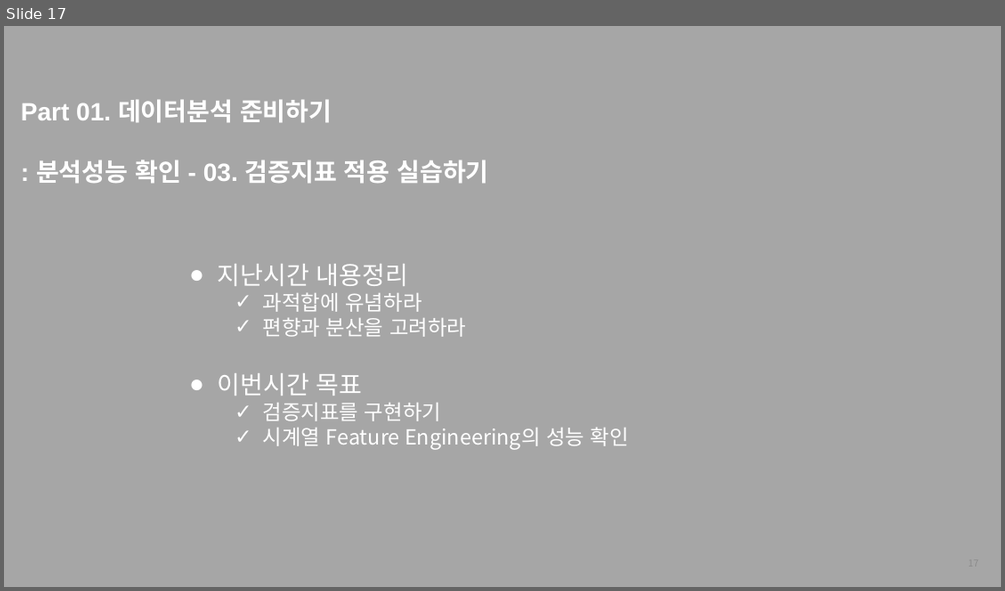
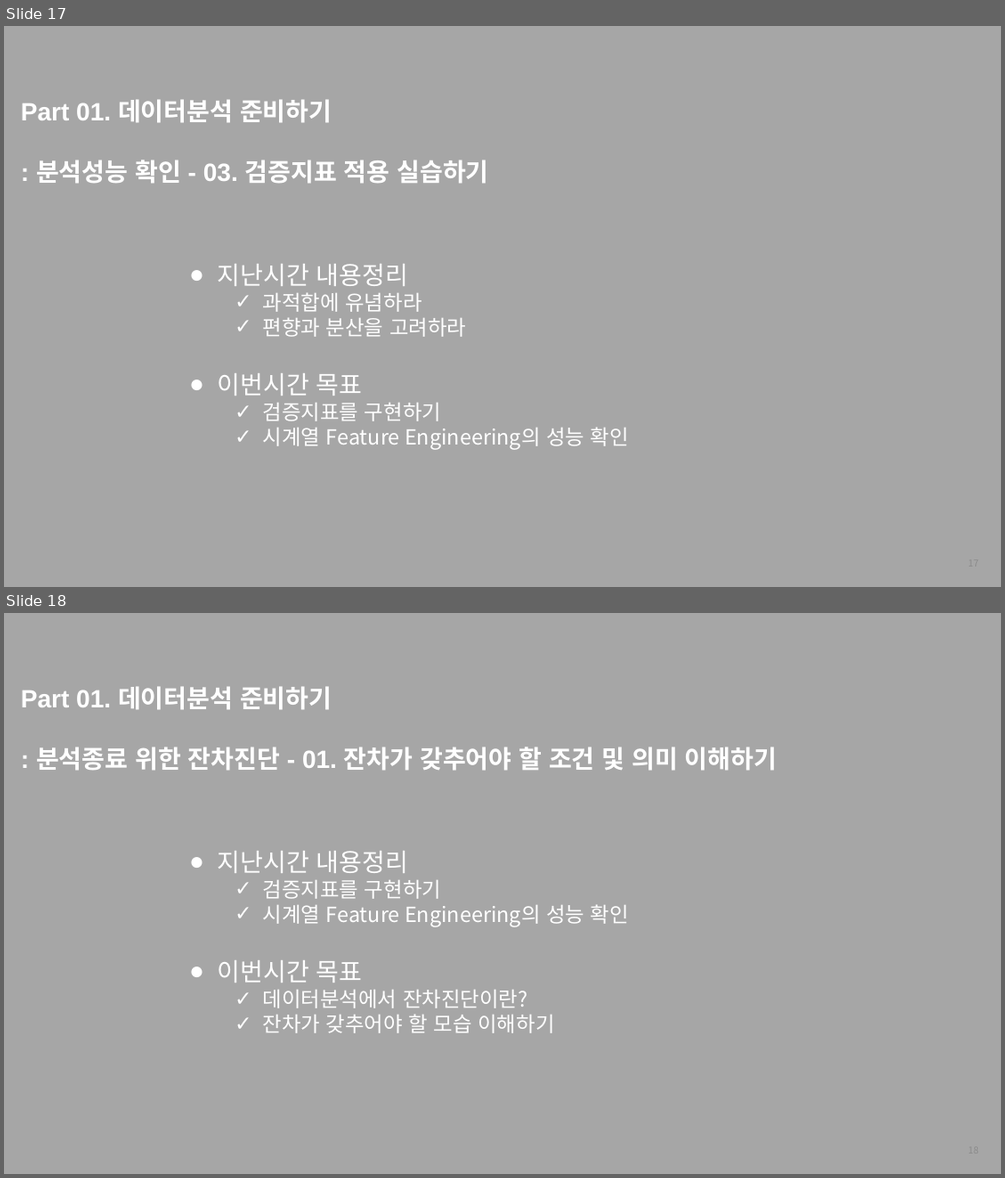
Before and after one commit to thekimk/All-About-Time-Series-Analysis, a slide deck: [FastCampus] 커리큘럼_김경원박사.pptx. Shown one above the other, each under a label of ours: slide 17 before the commit, slides 17 and 18 after it. The pictures are 1005x591 and 1005x1178 pixels, drawn with LibreOffice and Linux fonts; fonts in the diff are those of the drawing; background and template pictures are left out. Boxes give left, top, right and bottom in pixels: in the first picture for what was removed or moved away, otherwise in the second. Text is boxed around its words. In the diff, an @@ line names an element or a change of style, - is before the commit and + after.

```diff
--- a/[FastCampus] 커리큘럼_김경원박사.pptx
+++ b/[FastCampus] 커리큘럼_김경원박사.pptx
@@ slide 18 added at (4,613,1001,1174), background #A6A6A6 @@
@@ text added at (21,686,777,771), 24 pt, text #FFFFFF, bold @@
+Part 01. 데이터분석 준비하기
+: 분석종료 위한 잔차진단 - 01. 잔차가 갖추어야 할 조건 및 의미 이해하기
@@ text added at (218,851,629,1033), 20 pt, text #FFFFFF @@
+● 지난시간 내용정리
+  ✓ 검증지표를 구현하기
+  ✓ 시계열 Feature Engineering의 성능 확인
+● 이번시간 목표
+  ✓ 데이터분석에서 잔차진단이란?
+  ✓ 잔차가 갖추어야 할 모습 이해하기
@@ page number added at (755,1135,987,1166), 9 pt, text #8C8C8C @@
+18
```
Also in this commit, not shown: 1 slide changed, 59 other slides added, 52 other files.
